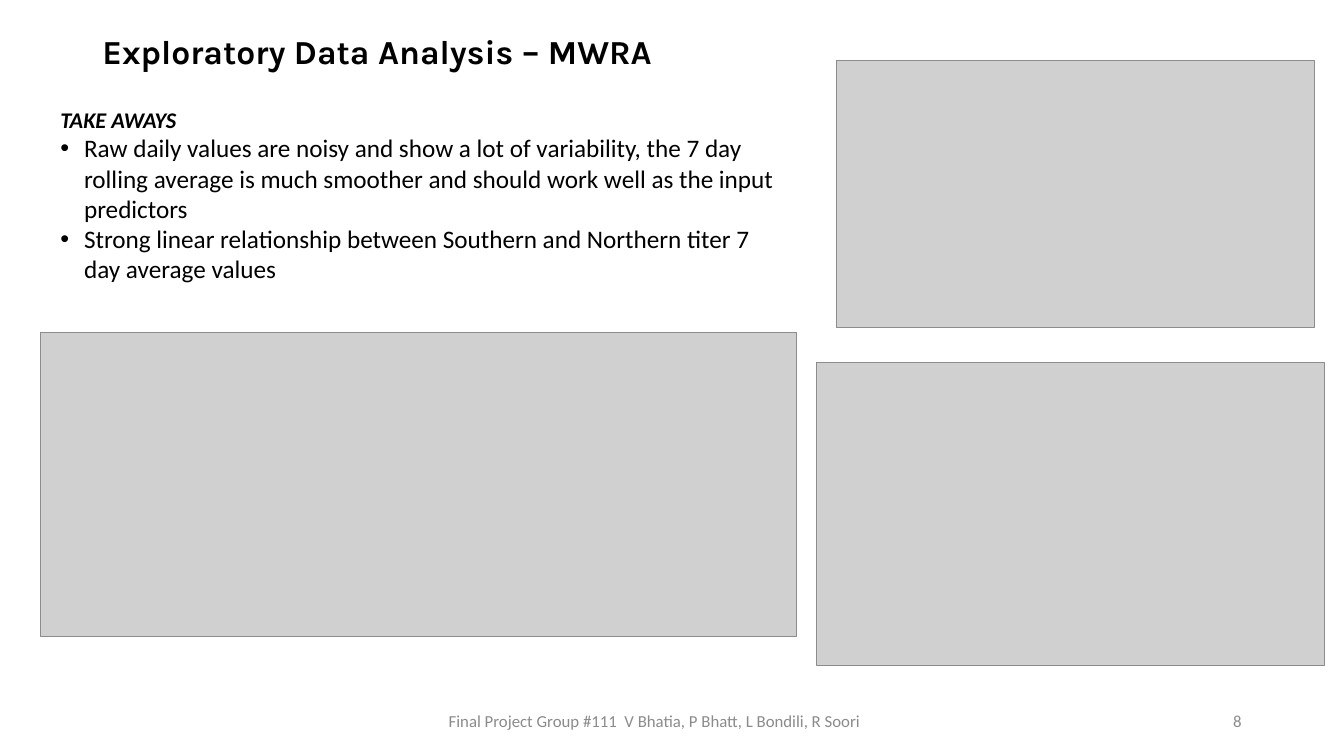
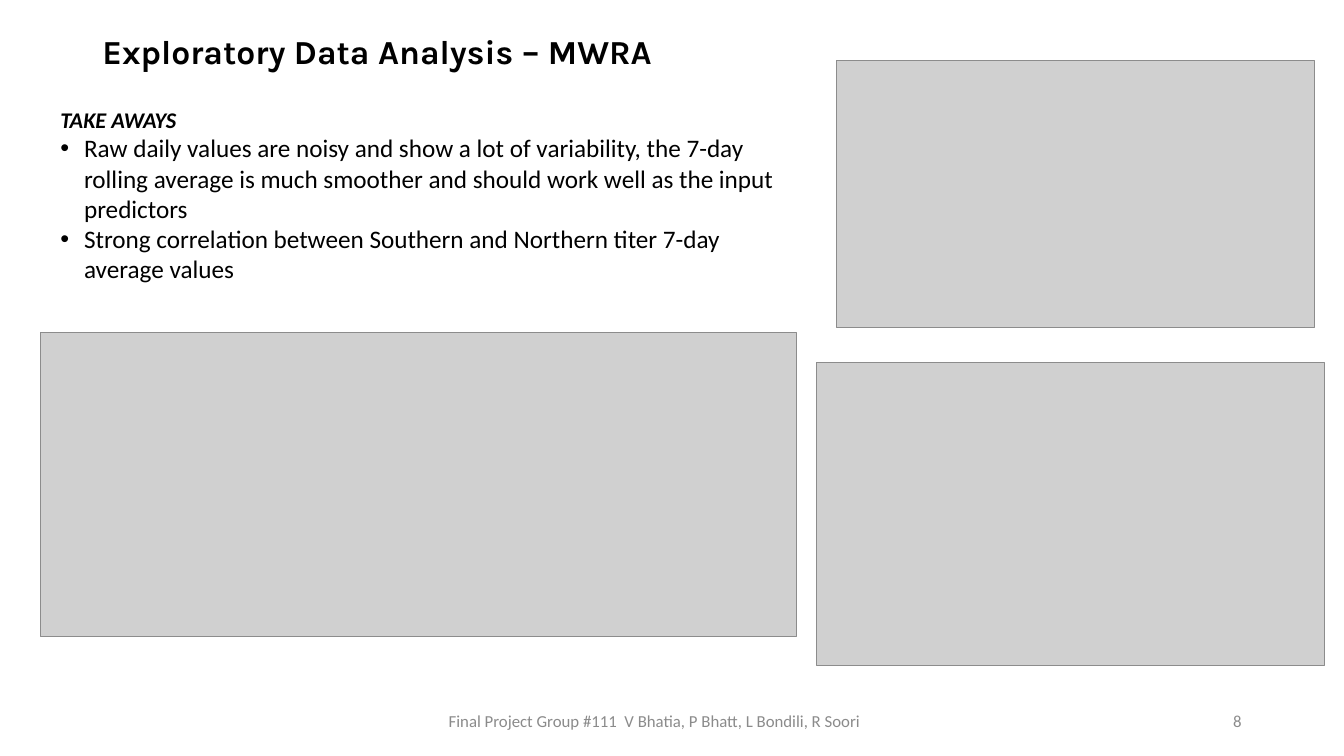
Before and after one commit to bhatiavr/cs109b-final-project-111, a slide deck: slide 8 of docs/Forecasting COVID-19 Cases Using SARS-Cov-2 Titers in Wastewater.pptx. Drawn at 1344x756 pixels with LibreOffice and Linux fonts; fonts in the diff are those of the drawing; grey boxes stand for pictures. Boxes give left, top, right and bottom in pixels: in the first picture for what was removed or moved away, otherwise in the second. Text is boxed around its words. In the diff, an @@ line names an element or a change of style, - is before the commit and + after.

```diff
--- a/docs/Forecasting COVID-19 Cases Using SARS-Cov-2 Titers in Wastewater.pptx
+++ b/docs/Forecasting COVID-19 Cases Using SARS-Cov-2 Titers in Wastewater.pptx
@@ text at box(84, 139, 773, 283): text changed @@
-• Raw daily values are noisy and show a lot of variability, the 7 day rolling average is much smoother and should work well as the input predictors
-• Strong linear relationship between Southern and Northern titer 7 day average values
+• Raw daily values are noisy and show a lot of variability, the 7-day rolling average is much smoother and should work well as the input predictors
+• Strong correlation between Southern and Northern titer 7-day average values
```
Also in this commit, not shown: 16 other slides changed, 1 slide removed.
